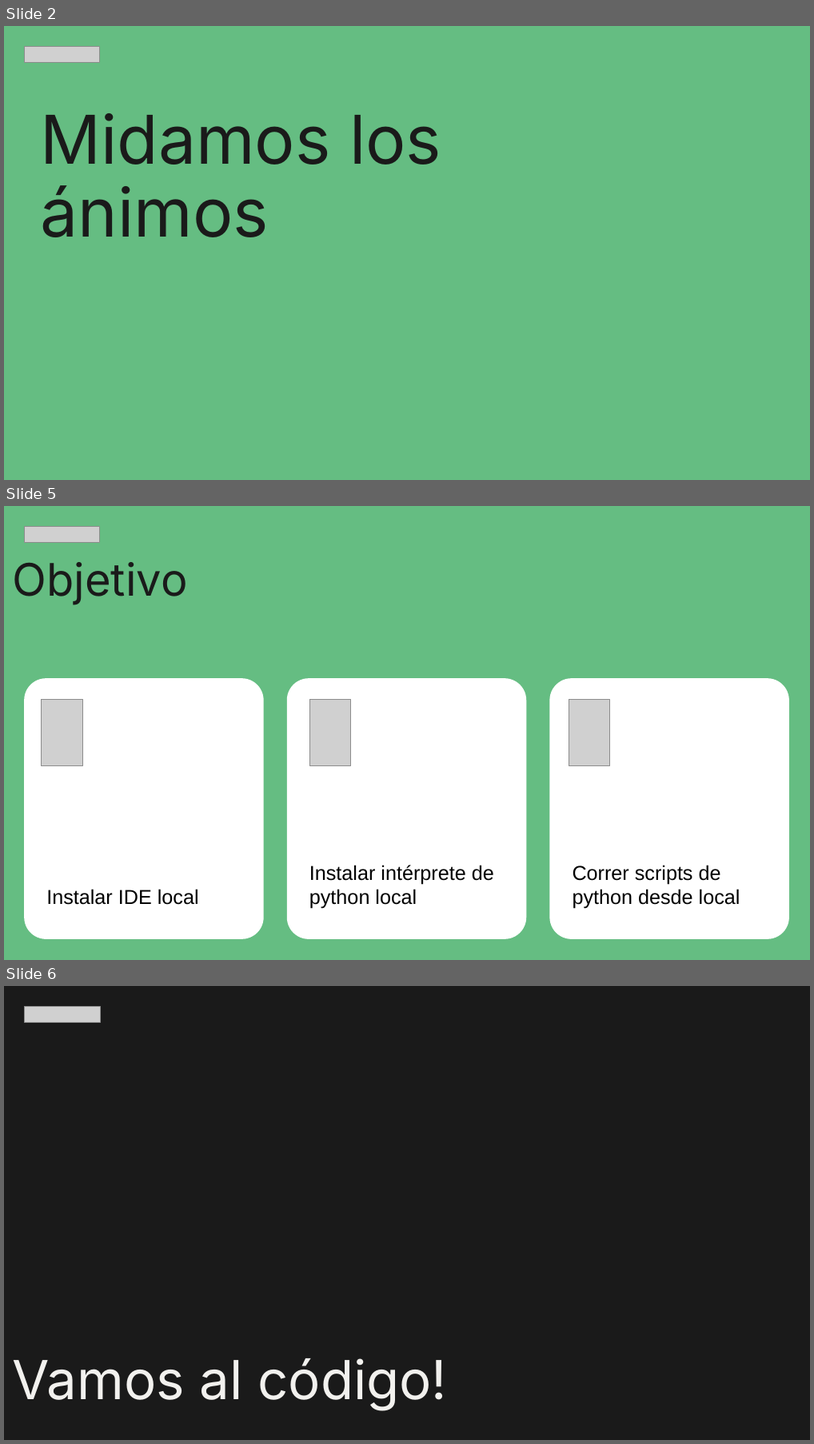
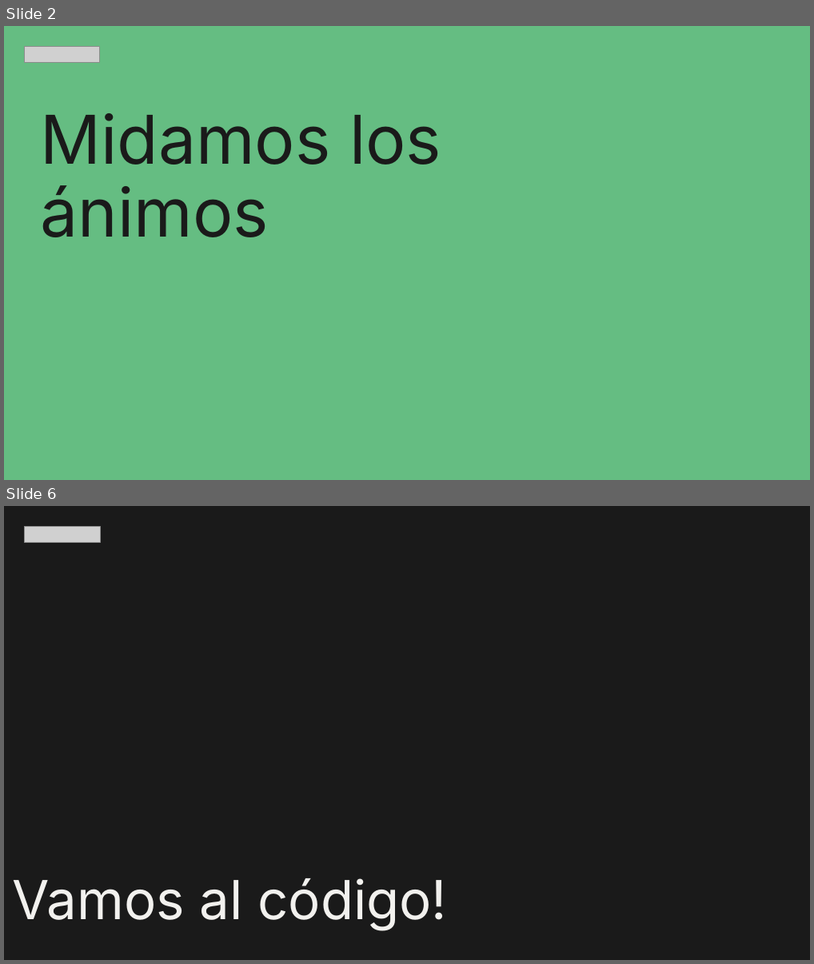
Before and after one commit to zyntonyson/bootcamp_ds_da, a slide deck: topics/da-using-rest-api.pptx. Shown one above the other, each under a label of ours: slides 2, 5 and 6 before the commit, slides 2 and 6 after it; the slides between them are not shown. The pictures are 814x1444 and 814x964 pixels, drawn with LibreOffice and Linux fonts; fonts in the diff are those of the drawing; grey boxes stand for pictures. Boxes give left, top, right and bottom in pixels: in the first picture for what was removed or moved away, otherwise in the second. Text is boxed around its words. In the diff, an @@ line names an element or a change of style, - is before the commit and + after.

```diff
--- a/topics/da-using-rest-api.pptx
+++ b/topics/da-using-rest-api.pptx
@@ slide 5 removed at (x1=4, y1=506, x2=810, y2=960), background #65BD82 @@
@@ picture removed at (x1=24, y1=526, x2=100, y2=542) @@
@@ title removed at (x1=13, y1=562, x2=188, y2=605) @@
-Objetivo
@@ rounded rectangle removed at (x1=24, y1=679, x2=264, y2=939) @@
-Instalar IDE local
@@ rounded rectangle removed at (x1=287, y1=679, x2=526, y2=939) @@
-Instalar intérprete de python local
@@ rounded rectangle removed at (x1=550, y1=679, x2=790, y2=939) @@
-Correr scripts de python desde local
@@ picture removed at (x1=41, y1=700, x2=82, y2=766) @@
@@ picture removed at (x1=310, y1=700, x2=350, y2=766) @@
@@ picture removed at (x1=570, y1=700, x2=610, y2=766) @@
```
Also in this commit, not shown: 3 slides changed, 1 slide added, 2 other files.
